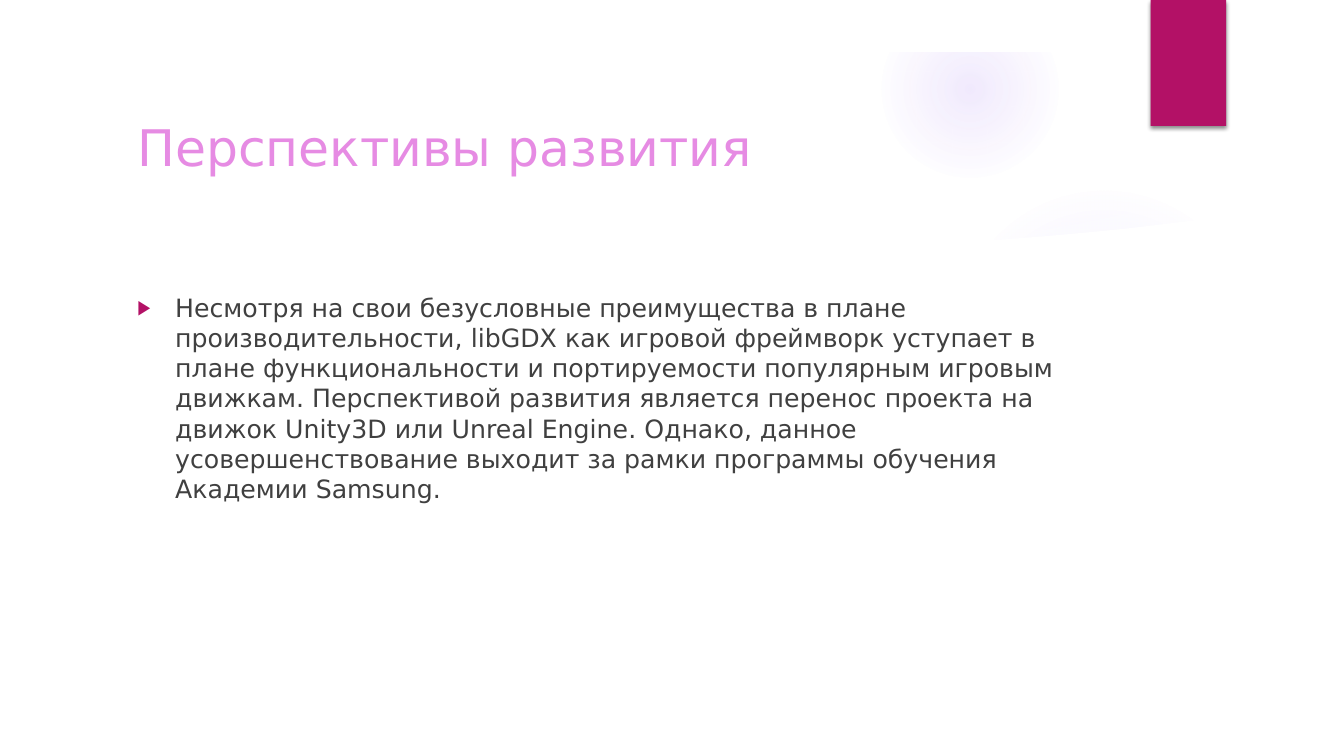
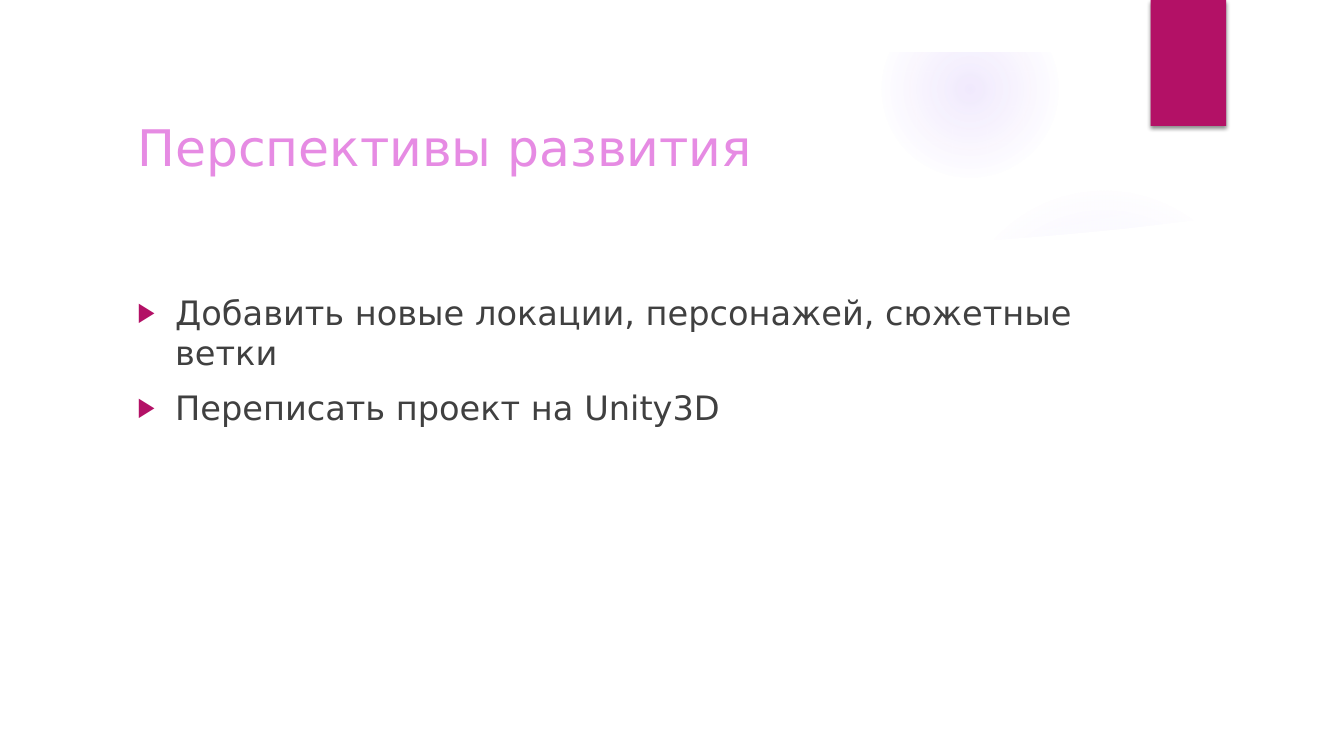
Before and after one commit to PenzaStreetGames/TriggerTrap, a slide deck: slide 8 of Проект по Samsung.pptx. Drawn at 1344x756 pixels with LibreOffice and Linux fonts; fonts in the diff are those of the drawing; background and template pictures are left out. Boxes give left, top, right and bottom in pixels: in the first picture for what was removed or moved away, otherwise in the second. Text is boxed around its words. In the diff, an @@ line names an element or a change of style, - is before the commit and + after.

```diff
--- a/Проект по Samsung.pptx
+++ b/Проект по Samsung.pptx
@@ text at (x1=175, y1=299, x2=1071, y2=427): text changed; size 18 to 24 pt @@
-▶ Несмотря на свои безусловные преимущества в плане производительности, libGDX как игровой фреймворк уступает в плане функциональности и портируемости популярным игровым движкам. Перспективой развития является перенос проекта на движок Unity3D или Unreal Engine. Однако, данное усовершенствование выходит за рамки программы обучения Академии Samsung.
+▶ Добавить новые локации, персонажей, сюжетные ветки
+▶ Переписать проект на Unity3D
```
Also in this commit, not shown: 2 other slides changed, 1 slide removed, 1 other file.
